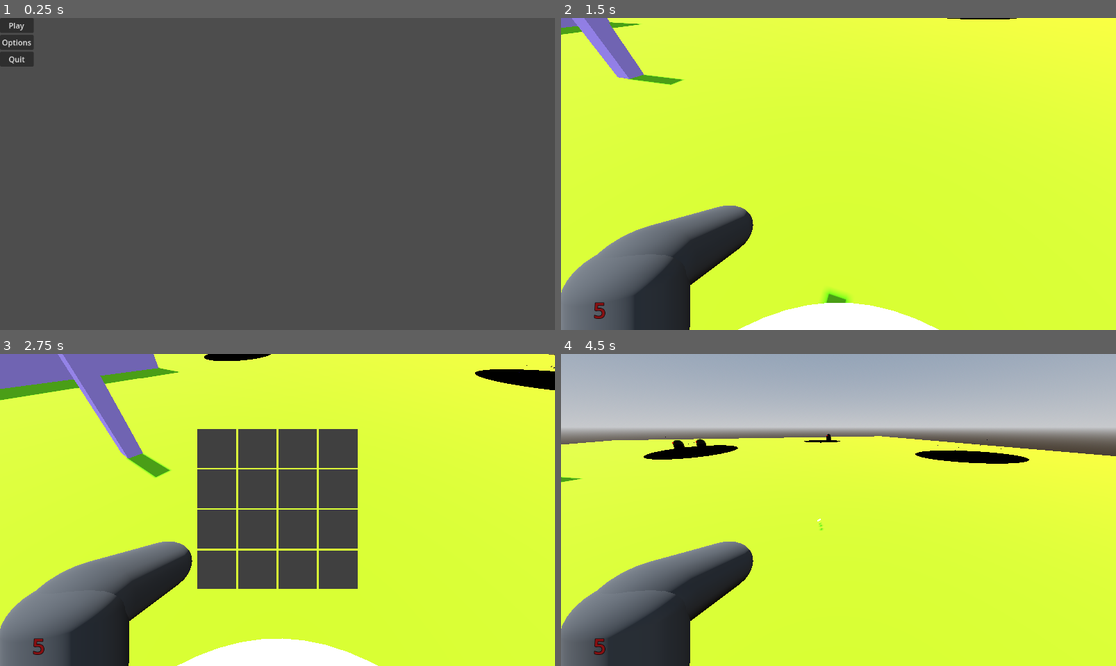
Above: before the commit, frames 1-4 (two rows, left to right).
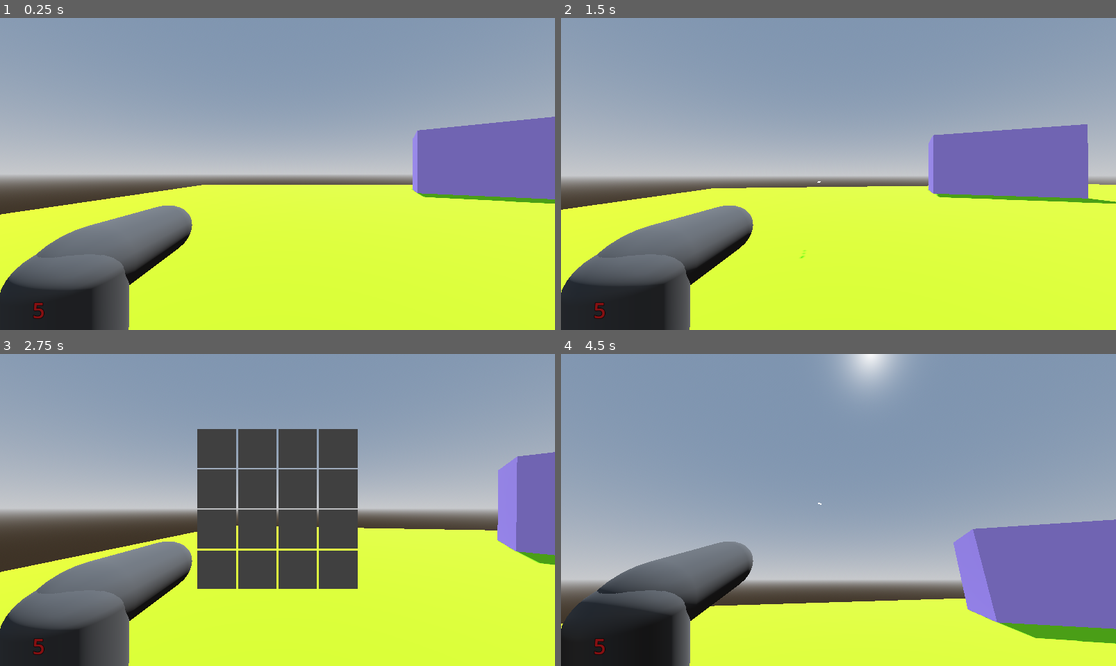
Above: after the commit, the same moments.

Repository: covmoore/potions_and_arsenals
Game: Godot game, scene res://scenes/Level1.tscn
The game is run twice, just before and just after one commit, with the same random seed, the same clock (stepped at 60 frames per second) and the same inputs. Before the commit the project starts from res://scenes/MainMenu.tscn.
Inputs (mouse positions are in pixels of both pictures, inside the frame that each line leads up to):
- Up to frame 1 (0.25 s): no input
- Up to frame 2 (1.5 s): click (577, 24) at 0.5 s, where only the run before the commit has a clickable "Play"; tap Enter at 1.25 s; move the mouse to (866, 174) at 1.27 s; hold W (move_forward) from 1.28 s (still down); click (866, 174) at 1.35 s
- Up to frame 3 (2.75 s): keep holding W (move_forward); tap Space (jump) at 1.52, 2.27 s; move the mouse to (249, 510) at 2.02 s; tap V at 2.1 s
- Up to frame 4 (4.5 s): tap Space (jump) at 2.75, 3.77 s; move the mouse to (894, 441) at 2.77 s; release W (move_forward) at 2.78 s; hold D (move_right) 2.78-3.53 s; click (894, 441) at 2.85 s; tap Enter at 3.5 s; move the mouse to (810, 572) at 3.52 s; hold W (move_forward) from 3.53 s (still down); tap V at 3.6 s; click (810, 572) at 3.67 s; move the mouse to (877, 513) at 4.27 s; click (877, 513) at 4.35 s

The runs differ from the first frame. In frame 1, 97% of the frame differs, in the area x 0-100%, y 0-100%; in frame 2, 64%; in frame 3, 58%; in frame 4, 83%.

Commit message:
RNG Looting System (#57)
* created bst structure for rng

* finished rng drop system

Diff:
--- a/Alchemy/AlchemyItemManager.gd
+++ b/Alchemy/AlchemyItemManager.gd
@@ -1,50 +1,88 @@
 extends Node
 
-@onready var alchemy_data = []
-
+var rngTree
+@onready var alchemy_data = {}
+var drop_probability = .20
+var last_item_bound = 0
+const RNG_RANGE = 1000.00
 var world_instance = null
 
 func _ready():
 	# Use a deferred call to ensure the node is properly initialized
 	call_deferred("_initialize")
+	rngTree = RngSearchTree.new()
 
 func _initialize():
 	alchemy_data = load_xml("res://Alchemy/AlchemyItems.xml")
-
+	for name in alchemy_data.keys():
+		print("%s's bound: %4.2f" % [name, alchemy_data[name].upperBound])
+	populate_rng_tree(alchemy_data)
 	# Ensure the world instance is properly retrieved
 	world_instance = get_tree().get_root().get_node("World")
 	if world_instance == null:
 		print("World node not found!")
-	else:
-		world_instance.debug_print(alchemy_data)
+	#else:
+		#world_instance.debug_print(alchemy_data)
 
-func load_xml(file_path: String) -> Array:
-	var data = []
+func load_xml(file_path: String) -> Dictionary:
+	var data = {}
 
 	if FileAccess.file_exists(file_path):
 		var file = FileAccess.open(file_path, FileAccess.READ)
 		var contents = file.get_as_text()
 		var xml = XMLParser.new()
 		xml.open_buffer(contents.to_utf8_buffer())
-
+		var lastUpperBound = 0
 		while xml.read() == OK:
 			if xml.get_node_type() == XMLParser.NODE_ELEMENT and xml.get_node_name() == "item":
 				var item = {}
+				var key
 				while xml.read() == OK:
 					if xml.get_node_type() == XMLParser.NODE_ELEMENT:
 						var element_name = xml.get_node_name()
 						xml.read()
 						var element_value = xml.get_node_data().strip_edges()
+						if element_name == "name":
+							key = element_value
+						if element_name == "loot_probability":
+							var loot_prob = element_value.to_float()
+							var actual_prob = loot_prob * drop_probability
+							var range = actual_prob * RNG_RANGE
+							var upperBound = range + lastUpperBound
+							lastUpperBound = upperBound
+							item["upperBound"] = upperBound
+							continue
 						item[element_name] = element_value
 					elif xml.get_node_type() == XMLParser.NODE_ELEMENT_END and xml.get_node_name() == "item":
 						break
-				data.append(item)
+				data[key] = item
+				var no_item = {
+					"image_path": "",
+					"mesh_path": "",
+					"upperBound": RNG_RANGE,
+					"grade": "common",
+					"name": "no_item"
+				}
+				data["no_item"] = no_item
+				last_item_bound = lastUpperBound
 		file.close()
 	return data
 
 
-func get_random_item() -> Dictionary:
+func get_random_item(willDrop = false) -> Dictionary:
 	var rng = RandomNumberGenerator.new()
 	rng.randomize()
-	var random_idx = rng.randi_range(0, alchemy_data.size() - 1)
-	return alchemy_data[random_idx]
+	var random_idx
+	if willDrop == true:
+		random_idx = rng.randf_range(1, last_item_bound)
+	random_idx = rng.randf_range(1, RNG_RANGE)
+	var item = rngTree.searchItem(random_idx).name
+	print("RNG Number %4.2f got %s" % [random_idx, item])
+	return alchemy_data[item]
+
+func populate_rng_tree(data):
+	var count = 0
+	var root = null
+	for item_name in data.keys():
+		var upperBound = alchemy_data[item_name].upperBound
+		rngTree.insert(upperBound, item_name)
--- /dev/null
+++ b/Alchemy/RNGSearchTree.gd
@@ -0,0 +1,84 @@
+class_name RngSearchTree
+
+var root = null
+
+class RngNode:
+	var name
+	var left
+	var right
+	var parent
+	var upperBound
+
+
+func searchItem(key):
+	return search(root, key)
+
+func search(node, key):
+	var previous_node = node
+	while (node != null):
+		if(key > node.upperBound):
+			if(node.right == null):
+				if(is_right_child(node)):
+					return get_right_grand_father(node)
+				else:
+					return node.parent
+			node = node.right
+		elif(key < node.upperBound):
+			if(node.left == null):
+				return node
+			node = node.left
+		else:
+			return node
+
+func is_right_child(node):
+	if node.parent.right == null:
+		return false
+	if node.parent.right.upperBound == node.upperBound:
+		return true
+	else:
+		return false
+
+func is_left_child(node):
+	if node.parent.left == null:
+		return false
+	if node.parent.left.upperBound == node.upperBound:
+		return true
+	else:
+		return false
+
+func get_right_grand_father(node):
+	var temp_node = node
+	var right_grand_father = null
+	while temp_node.parent.upperBound != node.upperBound:
+		if is_left_child(temp_node.parent):
+			return temp_node.parent.parent
+		else:
+			temp_node = temp_node.parent
+	return node
+
+func insert(upperBound, name):
+	if root == null:
+		root = create_node(root, upperBound, name)
+		root.parent = root
+		return root
+	else:
+		insert_node(root.parent, root, upperBound, name)
+
+func insert_node(parent, node, upperBound, name):
+	if node == null:
+		return create_node(parent, upperBound, name)
+
+	if upperBound < node.upperBound:
+		node.left = insert_node(node, node.left, upperBound, name)
+	elif upperBound > node.upperBound:
+		node.right = insert_node(node, node.right, upperBound, name)
+	return node
+
+func create_node(parent, upperBound, name):
+	var temp = RngNode.new()
+	temp.upperBound = upperBound
+	temp.name = name
+	temp.left = null
+	temp.right = null
+	temp.parent = parent
+	return temp
--- a/model_scenes/enemy.gd
+++ b/model_scenes/enemy.gd
@@ -47,11 +47,13 @@
 			var item_image_path = random_item['image_path']
 			var item_mesh_path = random_item['mesh_path']
 
-			var alchemy_item_instance = alchemy_item_scene.instantiate()
-			world.add_child(alchemy_item_instance)
-			# Initialize the alchemy item with the parameters from random_item
-			alchemy_item_instance.initialize_properties(item_name, item_image_path, item_mesh_path)
-			alchemy_item_instance.global_transform.origin = global_transform.origin
+			if item_name != "no_item":
+				print(item_name)
+				var alchemy_item_instance = alchemy_item_scene.instantiate()
+				world.add_child(alchemy_item_instance)
+				# Initialize the alchemy item with the parameters from random_item
+				alchemy_item_instance.initialize_properties(item_name, item_image_path, item_mesh_path)
+				alchemy_item_instance.global_transform.origin = global_transform.origin
 		queue_free()
 
 func _on_world_player_created(player_path):
--- a/project.godot
+++ b/project.godot
@@ -11,7 +11,7 @@
 [application]
 
 config/name="potions_and_arsenals"
-run/main_scene="res://scenes/MainMenu.tscn"
+run/main_scene="res://scenes/Level1.tscn"
 config/features=PackedStringArray("4.2", "Forward Plus")
 config/icon="res://icon.svg"
 <<<<<<<HEADconfig/name="potions_and_arsenals"
--- a/scenes/world.gd
+++ b/scenes/world.gd
@@ -43,7 +43,7 @@
 	Engine.time_scale = 1
 	delay_created = false
 	enemy_spawn_state = SPAWN_STATE.NO_SPAWN
-	game_difficulty = DIFFICULTY.PEACEFUL
+	game_difficulty = DIFFICULTY.NORMAL
 	debug_level = DEBUG_LEVEL.DEBUG
 	player_spawn_point.visible = false
 	player_instance = player.instantiate()
Not shown, changed: Alchemy/AlchemyItems.xml
